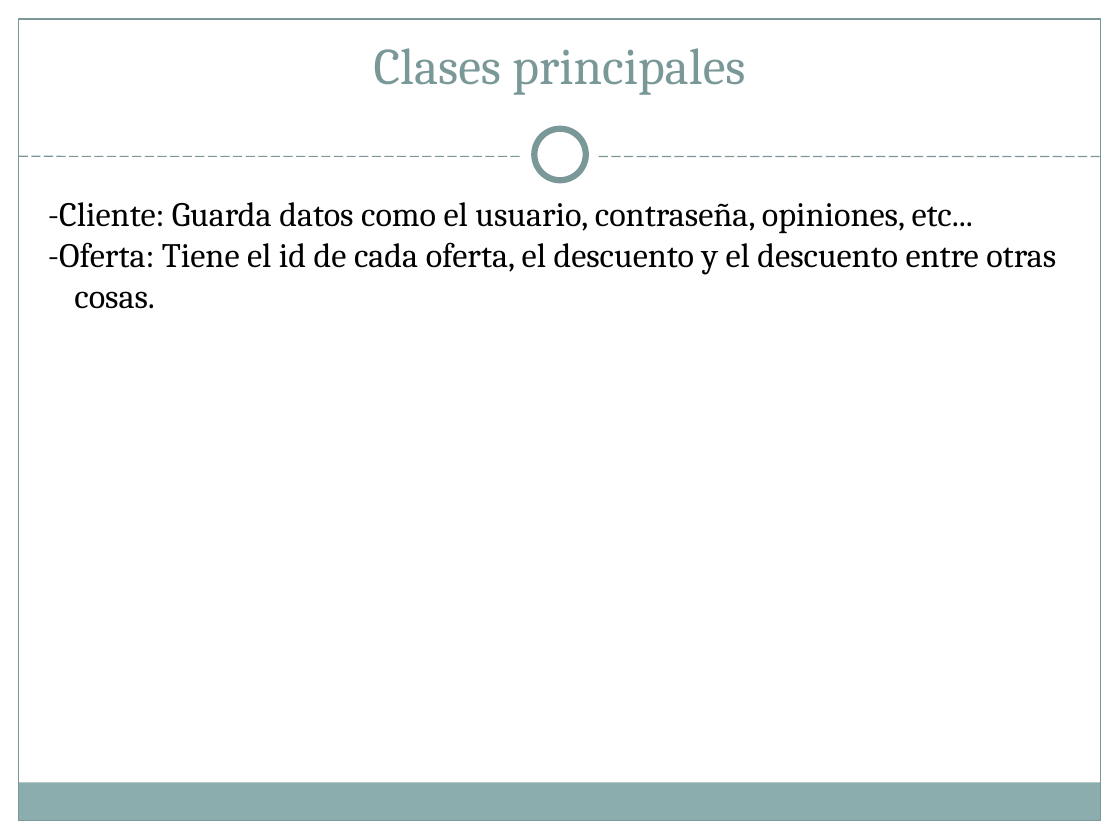
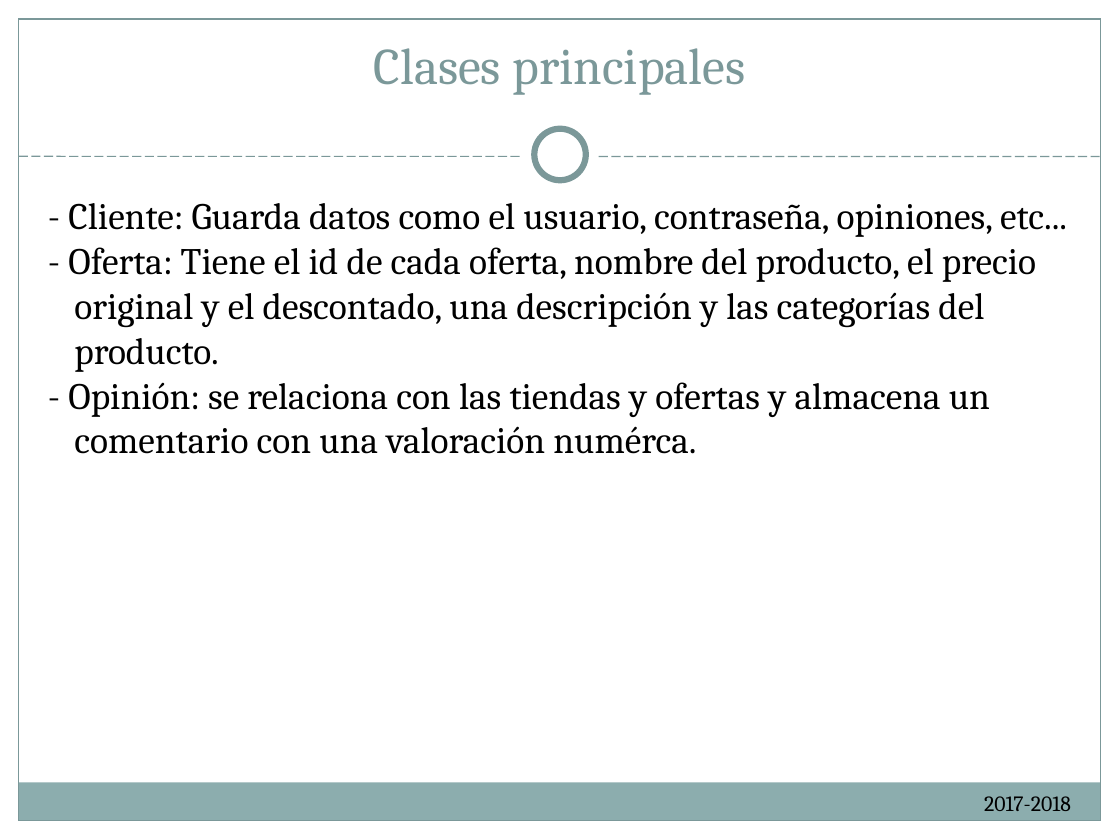
Before and after one commit to ReivajRa/Cooking_Ingenieros, a slide deck: slide 13 of Documentación/Cheap Deal presentacion.ppt. Drawn at 1120x840 pixels with LibreOffice and Linux fonts; fonts in the diff are those of the drawing. Boxes give left, top, right and bottom in pixels: in the first picture for what was removed or moved away, otherwise in the second. Text is boxed around its words. In the diff, an @@ line names an element or a change of style, - is before the commit and + after.

```diff
--- a/Documentación/Cheap Deal presentacion.ppt
+++ b/Documentación/Cheap Deal presentacion.ppt
@@ text at (68,203,1067,454): text changed; size 22 to 24 pt @@
--Cliente: Guarda datos como el usuario, contraseña, opiniones, etc...
--Oferta: Tiene el id de cada oferta, el descuento y el descuento entre otras cosas.
+- Cliente: Guarda datos como el usuario, contraseña, opiniones, etc...
+- Oferta: Tiene el id de cada oferta, nombre del producto, el precio original y el descontado, una descripción y las categorías del producto.
+- Opinión: se relaciona con las tiendas y ofertas y almacena un comentario con una valoración numérca.
@@ text added at (984,796,1071,811), 14 pt, text #000000 @@
+2017-2018
```
Also in this commit, not shown: 13 other slides changed, 4 slides added, 8 slides removed, 13 other files.
